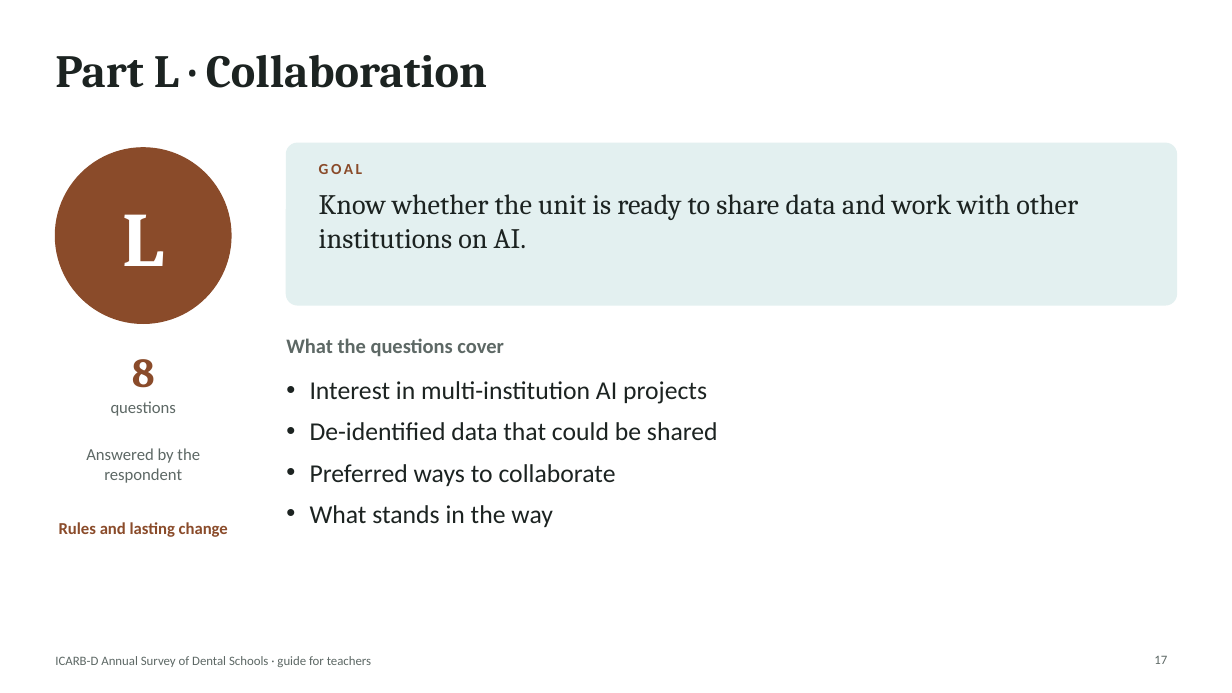
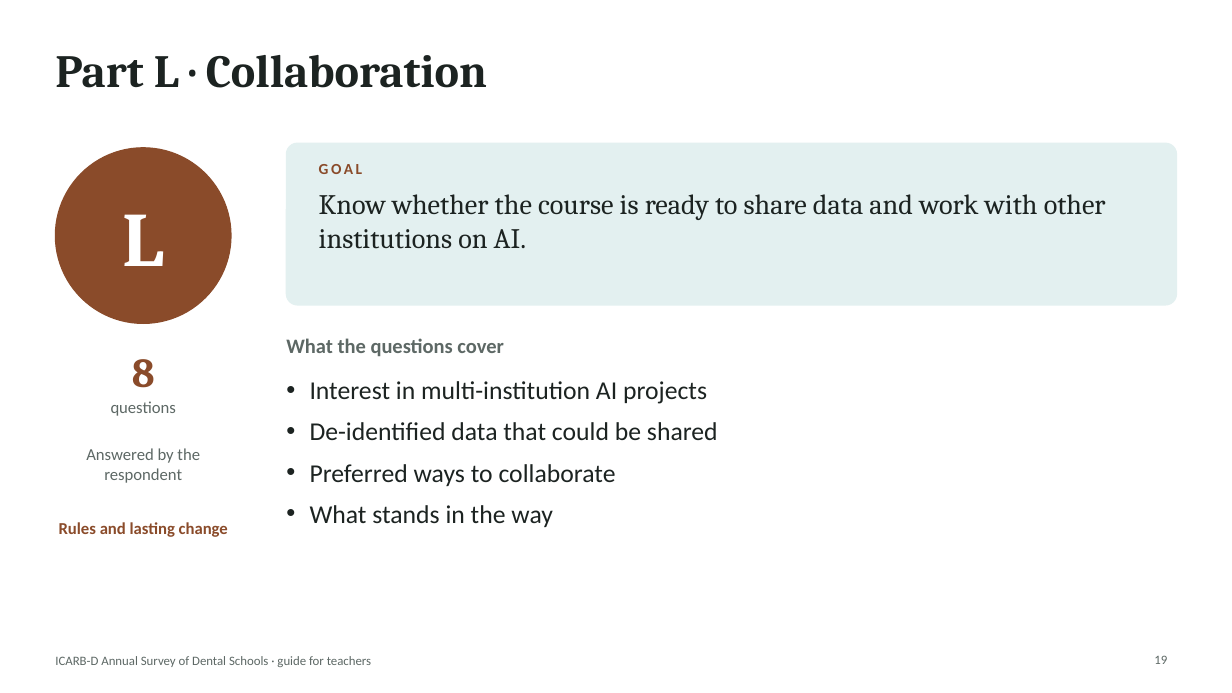
Before and after one commit to igoralves1/AI-assessment-DS-2026, a slide deck: slide 19 of public/downloads/ICARB-D-Survey-Teacher-Slides.pptx (slide 17 before the commit). Drawn at 1232x693 pixels with LibreOffice and Linux fonts; fonts in the diff are those of the drawing. Boxes give left, top, right and bottom in pixels: in the first picture for what was removed or moved away, otherwise in the second. Text is boxed around its words. In the diff, an @@ line names an element or a change of style, - is before the commit and + after.

Commit message:
Benchmark of health informatics maturity, answered by course directors
- Main goal: a 0-100 benchmark per US dental school; key questions include which university could best use a grant; comparisons are secondary
- Health informatics is the umbrella: information systems, AI, robotics and digital dentistry, bioinformatics, software development for health
- New software development items (G13-G16, domain SWD) and self-ratings M12-M13
- University -> departments -> courses: each course director answers for their course; school-wide and department forms removed (A17)
- Analysis: benchmark, area and funding readiness indices; course -> department -> school roll-up
- Guide, Word/PDF questionnaire, README and teacher slides updated (version 3.0.0)

```diff
--- a/public/downloads/ICARB-D-Survey-Teacher-Slides.pptx
+++ b/public/downloads/ICARB-D-Survey-Teacher-Slides.pptx
@@ text at <box>319,194,1106,249</box>: text changed @@
-Know whether the unit is ready to share data and work with other institutions on AI.
+Know whether the course is ready to share data and work with other institutions on AI.
@@ page number at <box>1154,655,1167,664</box>: text changed @@
-17
+19
```
Also in this commit, not shown: 12 other slides changed, 4 slides added, 1 slide removed, 15 other files.
